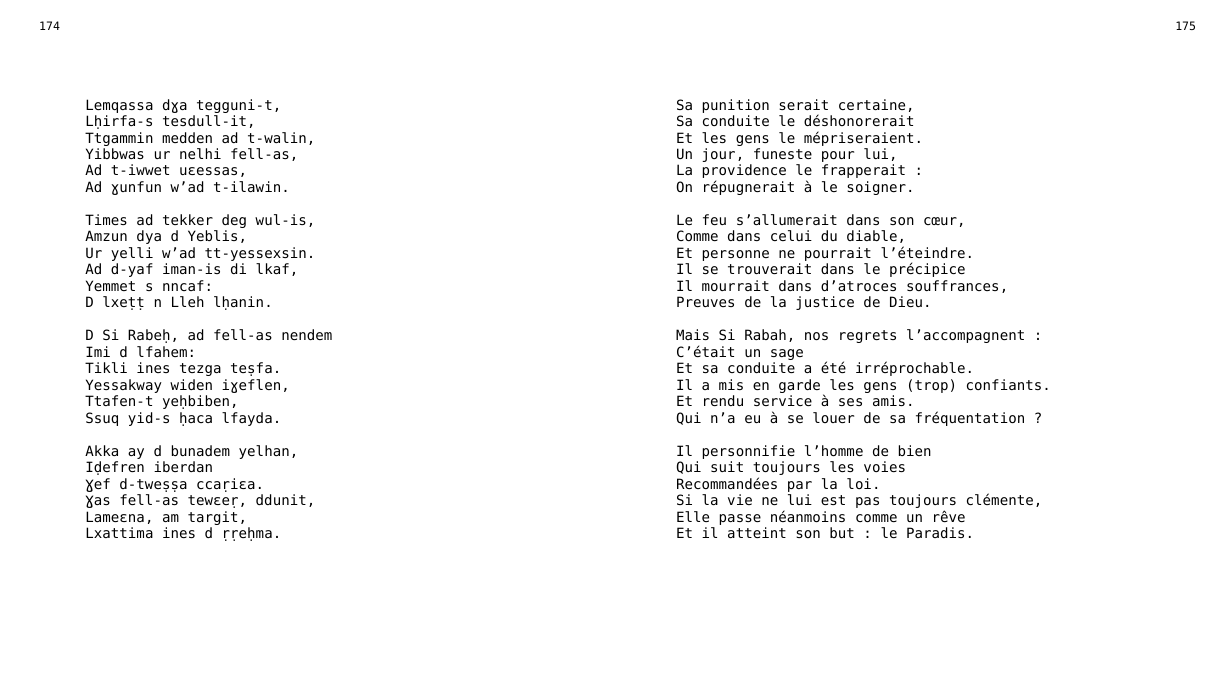
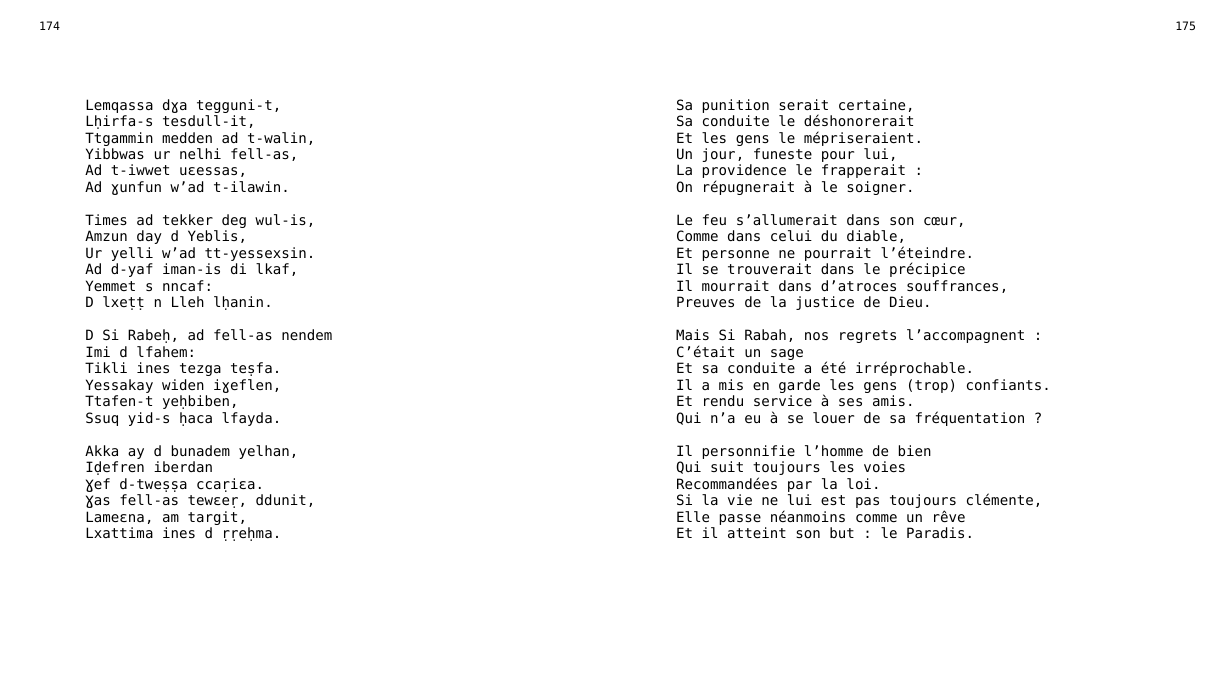
Before and after one commit to sferhah/tamacahut_n_wuccen, a slide deck: slide 69 of Uccen.ConsoleApp/uccen.pptx. Drawn at 1232x693 pixels with LibreOffice and Linux fonts; fonts in the diff are those of the drawing. Boxes give left, top, right and bottom in pixels: in the first picture for what was removed or moved away, otherwise in the second. Text is boxed around its words. In the diff, an @@ line names an element or a change of style, - is before the commit and + after.

```diff
--- a/Uccen.ConsoleApp/uccen.pptx
+++ b/Uccen.ConsoleApp/uccen.pptx
@@ table at (x1=30, y1=15, x2=1205, y2=668) @@
-row 3, column 1: Lemqassa dɣa tegguni-t, / Lḥirfa-s tesdull-it, / Ttgammin medden ad t-walin, / Yibbwas ur nelhi fell-as, / Ad t-iwwet uɛessas, / Ad ɣunfun w’ad t-ilawin. / Times ad tekker deg wul-is, / Amzun dya d Yeblis, / Ur yelli w’ad tt-yessexsin. / Ad d-yaf iman-is di lkaf, / Yemmet s nncaf: / D lxeṭṭ n Lleh lḥanin. / D Si Rabeḥ, ad fell-as nendem / Imi d lfahem: / Tikli ines tezga teṣfa. / Yessakway widen iɣeflen, / Ttafen-t yeḥbiben, / Ssuq yid-s ḥaca lfayda. / Akka ay d bunadem yelhan, / Iḍefren iberdan / Ɣef d-tweṣṣa ccaṛiɛa. / Ɣas fell-as tewɛeṛ, ddunit, / Lameɛna, am targit, / Lxattima ines d ṛṛeḥma.
+row 3, column 1: Lemqassa dɣa tegguni-t, / Lḥirfa-s tesdull-it, / Ttgammin medden ad t-walin, / Yibbwas ur nelhi fell-as, / Ad t-iwwet uɛessas, / Ad ɣunfun w’ad t-ilawin. / Times ad tekker deg wul-is, / Amzun day d Yeblis, / Ur yelli w’ad tt-yessexsin. / Ad d-yaf iman-is di lkaf, / Yemmet s nncaf: / D lxeṭṭ n Lleh lḥanin. / D Si Rabeḥ, ad fell-as nendem / Imi d lfahem: / Tikli ines tezga teṣfa. / Yessakay widen iɣeflen, / Ttafen-t yeḥbiben, / Ssuq yid-s ḥaca lfayda. / Akka ay d bunadem yelhan, / Iḍefren iberdan / Ɣef d-tweṣṣa ccaṛiɛa. / Ɣas fell-as tewɛeṛ, ddunit, / Lameɛna, am targit, / Lxattima ines d ṛṛeḥma.
```
Also in this commit, not shown: 5 other slides changed, 1 other file.
